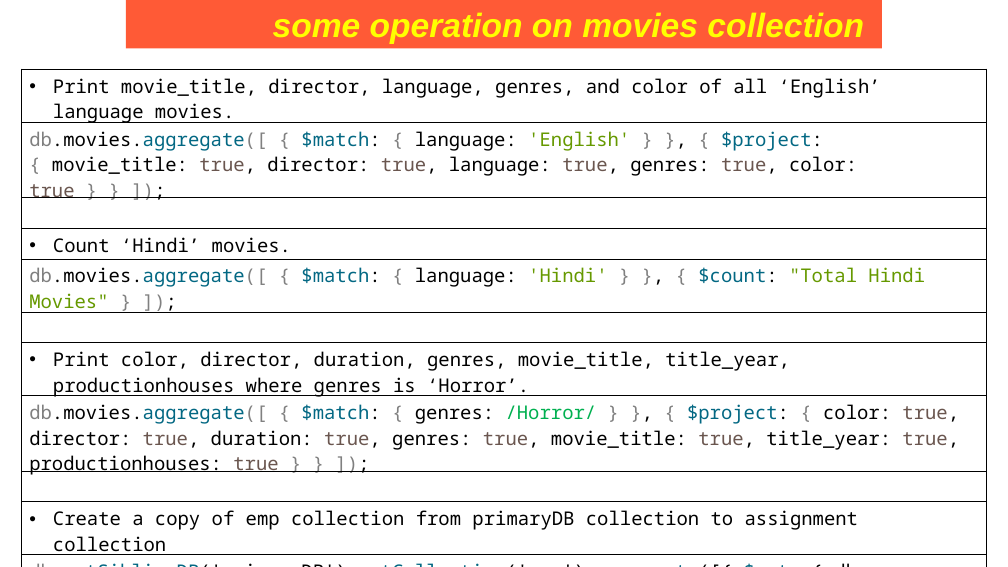
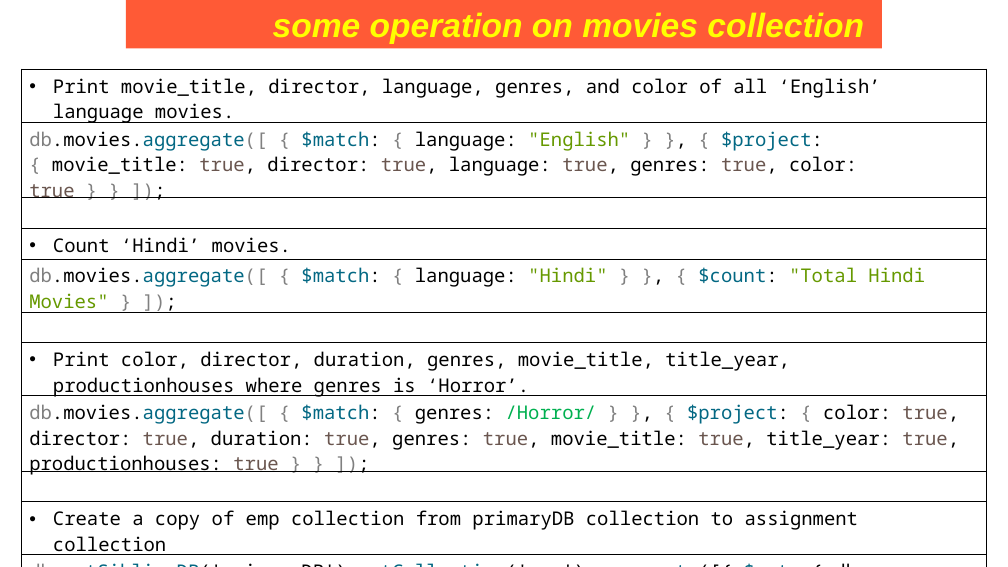
Before and after one commit to Saleel-Bagde/PPT-s, a slide deck: slide 208 of MongoDB PPT.pptx. Drawn at 1008x567 pixels with LibreOffice and Linux fonts; fonts in the diff are those of the drawing. Boxes give left, top, right and bottom in pixels: in the first picture for what was removed or moved away, otherwise in the second. Text is boxed around its words. In the diff, an @@ line names an element or a change of style, - is before the commit and + after.

```diff
--- a/MongoDB PPT.pptx
+++ b/MongoDB PPT.pptx
@@ table at (x1=22, y1=70, x2=987, y2=563) @@
@@ row 2, column 1: "db.movies.aggregate([ { $match: { language: 'English' } }, { $project: { movie_title: true, director: true, language: true, genres: true, color: true } } ]);" to "db.movies.aggregate([ { $match: { language: "English" } }, { $project: { movie_title: true, director: true, language: true, genres: true, color: true } } ]);" @@
@@ row 5, column 1: "db.movies.aggregate([ { $match: { language: 'Hindi' } }, { $count: "Total Hindi Movies" } ]);" to "db.movies.aggregate([ { $match: { language: "Hindi" } }, { $count: "Total Hindi Movies" } ]);" @@
@@ row 11, column 1: "db.getSiblingDB('primaryDB').getCollection('emp').aggregate([{ $out: { db: 'assignment', coll: 'emp' } }]);" to "db.getSiblingDB('primaryDB').getCollection('emp').aggregate([{ $out: { db: "assignment", coll: "emp" } }]);" @@
```
Also in this commit, not shown: 11 other slides changed.
